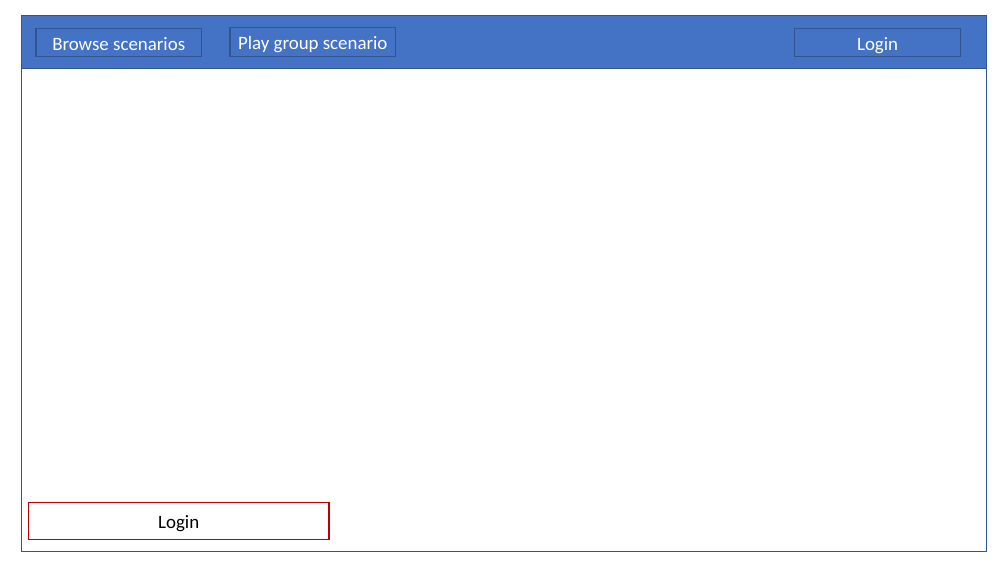
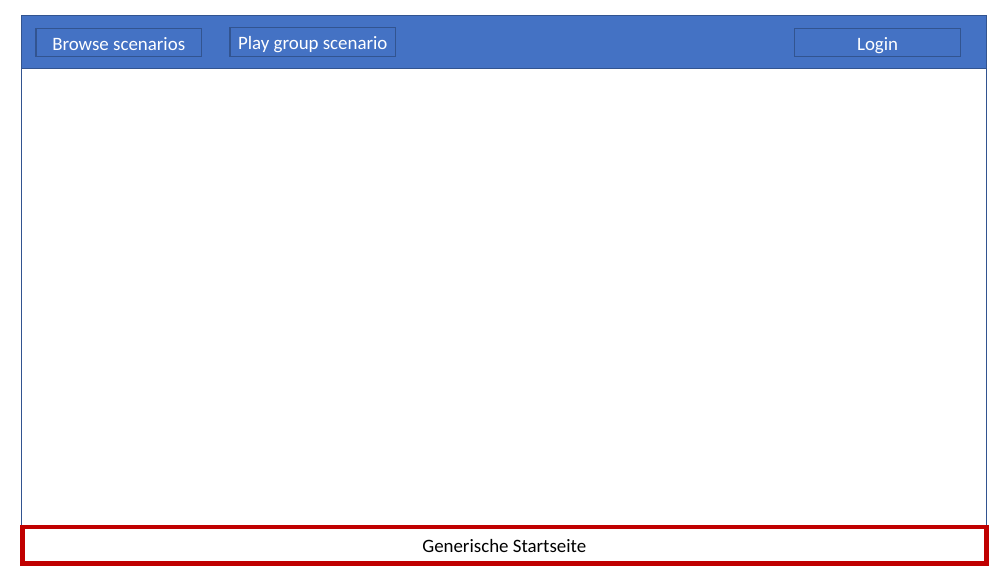
Before and after one commit to Elias-Ladenburger/CSEP, a slide deck: slide 1 of artefacts/concept-1.0/ideation/Lofi Wireframes.pptx (slide 14 before the commit). Drawn at 1008x567 pixels with LibreOffice and Linux fonts; fonts in the diff are those of the drawing. Boxes give left, top, right and bottom in pixels: in the first picture for what was removed or moved away, otherwise in the second. Text is boxed around its words. In the diff, an @@ line names an element or a change of style, - is before the commit and + after.

```diff
--- a/artefacts/concept-1.0/ideation/Lofi Wireframes.pptx
+++ b/artefacts/concept-1.0/ideation/Lofi Wireframes.pptx
@@ rectangle: place and size @@
-rectangle at [22,15,987,552]
+rectangle at [22,15,987,526]
@@ rectangle removed at [29,503,330,540] @@
-Login
@@ rectangle added at [23,527,987,564], outline #C00000 4.5 pt, 18 pt, text #000000 @@
+Generische Startseite
```
Also in this commit, not shown: 7 other slides changed, 7 slides added, 1 slide removed.
